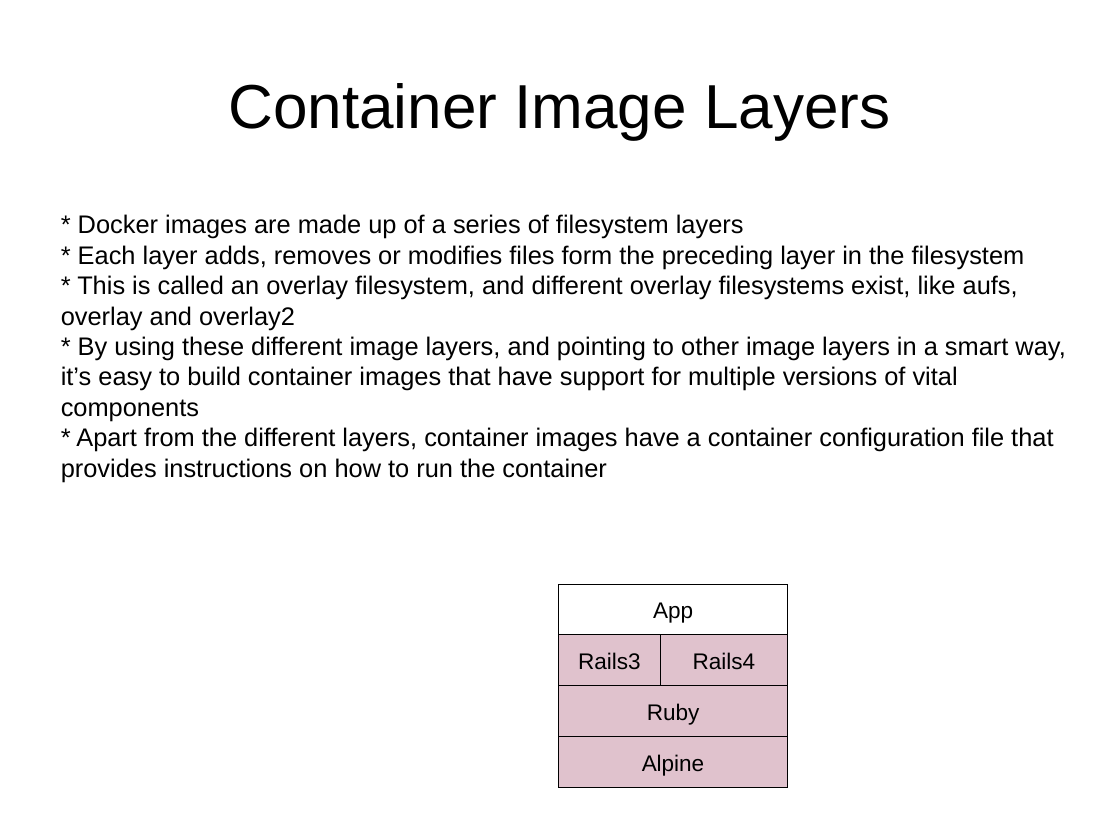
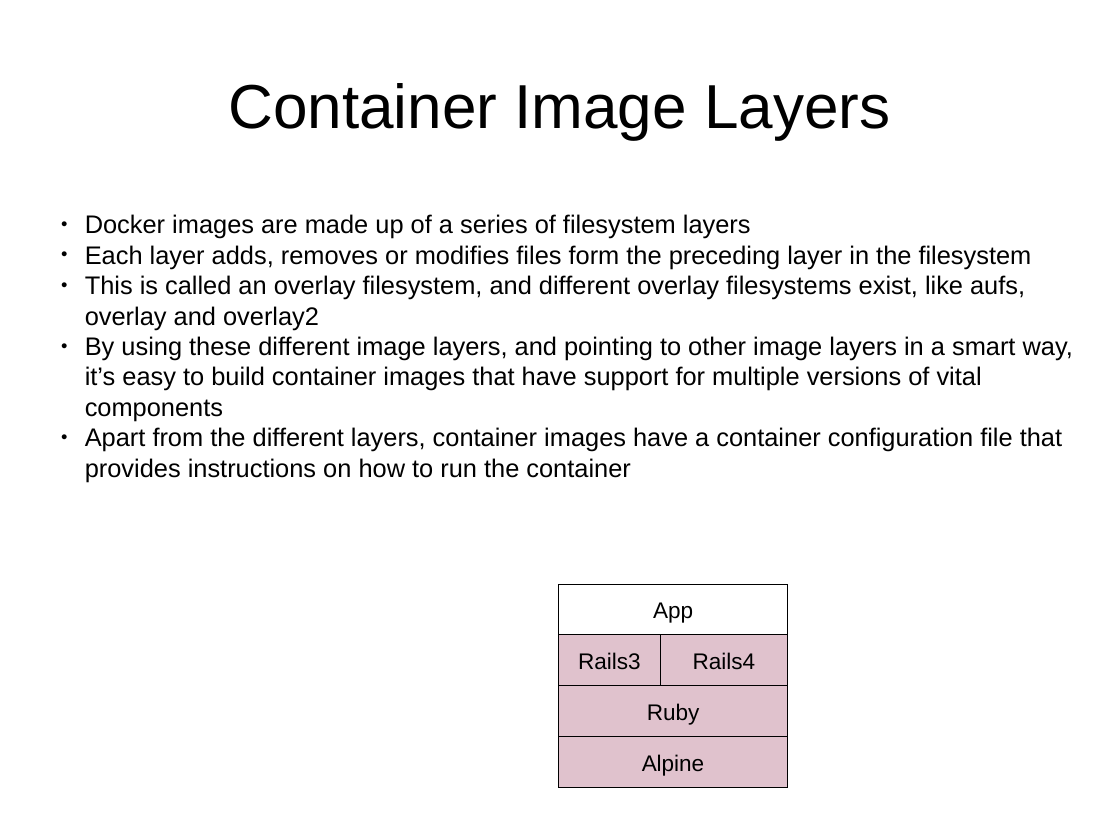
Before and after one commit to j-avdeev/DevOps, a slide deck: slide 12 of Lec presentations/DevOps - lec2 - RAID VM Docker.odp. Drawn at 1120x840 pixels with LibreOffice and Linux fonts; fonts in the diff are those of the drawing. Boxes give left, top, right and bottom in pixels: in the first picture for what was removed or moved away, otherwise in the second. Text is boxed around its words. In the diff, an @@ line names an element or a change of style, - is before the commit and + after.

Commit message:
upd Docker presentation

```diff
--- a/Lec presentations/DevOps - lec2 - RAID VM Docker.odp
+++ b/Lec presentations/DevOps - lec2 - RAID VM Docker.odp
@@ text at [85, 214, 1073, 482]: text changed @@
-* Docker images are made up of a series of filesystem layers
-* Each layer adds, removes or modifies files form the preceding layer in the filesystem
-* This is called an overlay filesystem, and different overlay filesystems exist, like aufs, overlay and overlay2
-* By using these different image layers, and pointing to other image layers in a smart way, it’s easy to build container images that have support for multiple versions of vital components
-* Apart from the different layers, container images have a container configuration file that provides instructions on how to run the container
+● Docker images are made up of a series of filesystem layers
+● Each layer adds, removes or modifies files form the preceding layer in the filesystem
+● This is called an overlay filesystem, and different overlay filesystems exist, like aufs, overlay and overlay2
+● By using these different image layers, and pointing to other image layers in a smart way, it’s easy to build container images that have support for multiple versions of vital components
+● Apart from the different layers, container images have a container configuration file that provides instructions on how to run the container
```
Also in this commit, not shown: 3 other slides changed, 5 slides added, 2 other files.
